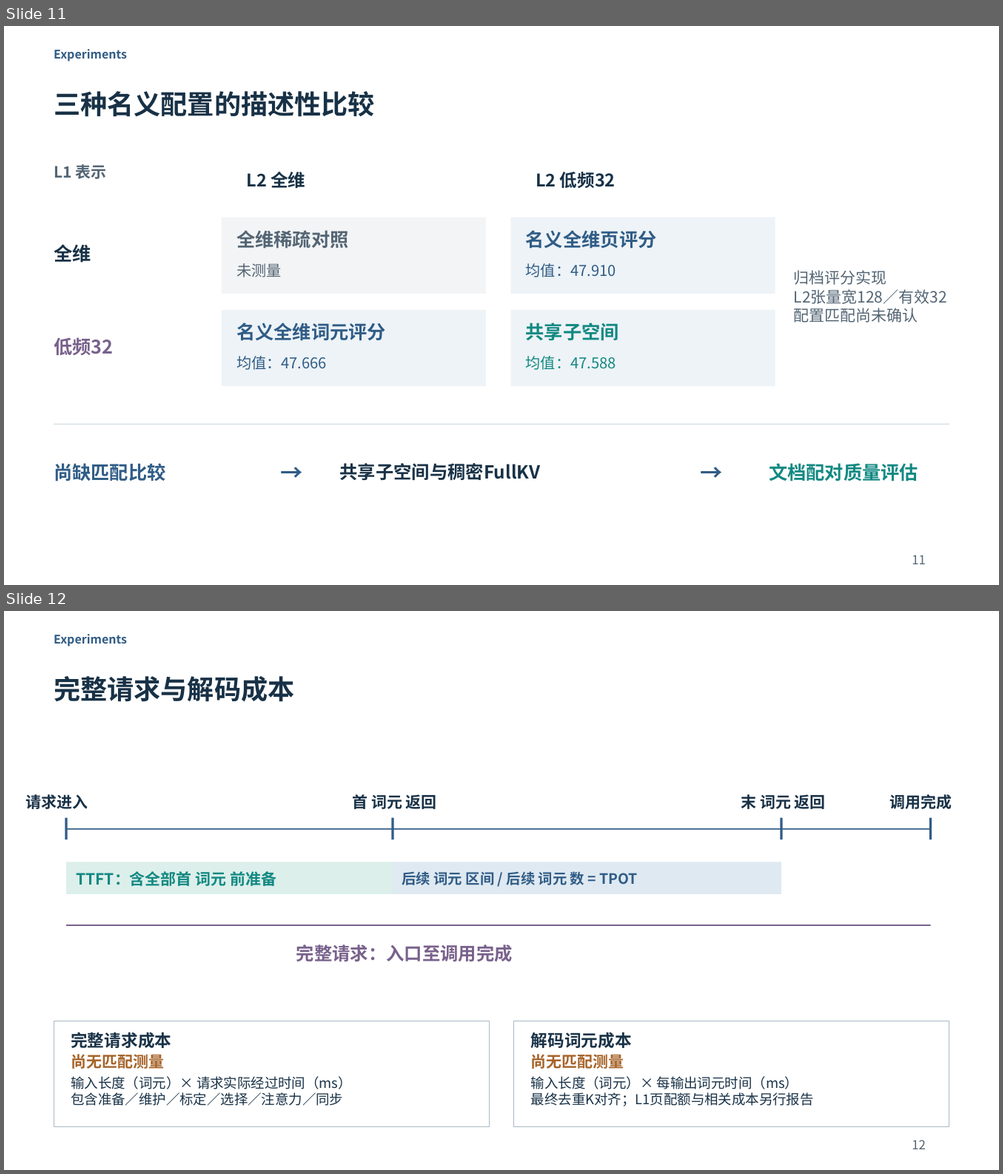
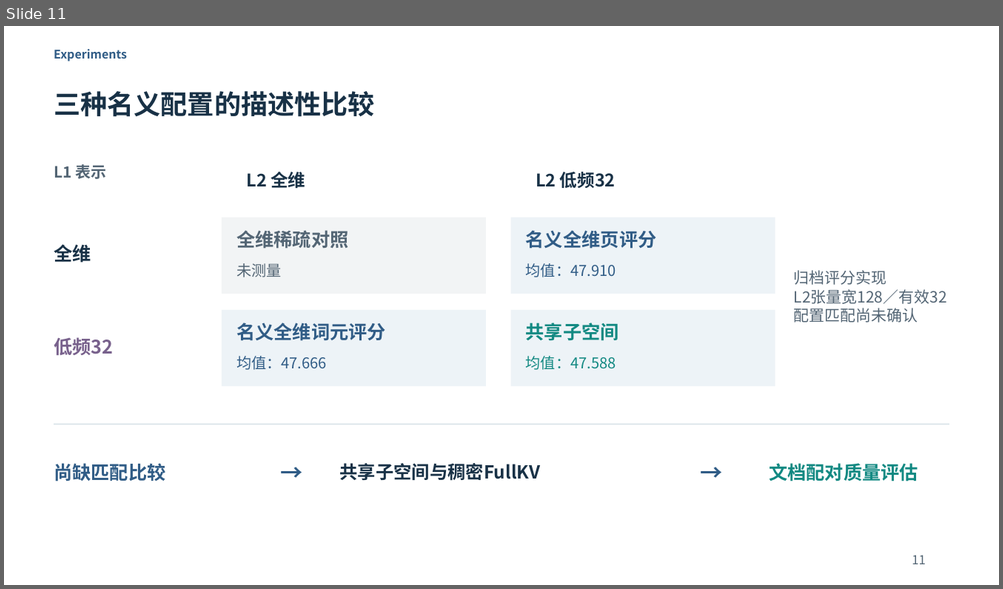
Before and after one commit to Chosen-David/two-level-attention, a slide deck: agent_doc/advice/dac_manuscript/presentation/TwoLevel_UserEdited_20261014.pptx. Shown one above the other, each under a label of ours: slides 11 and 12 before the commit, slide 11 after it. The pictures are 1003x1174 and 1003x589 pixels, drawn with LibreOffice and Linux fonts; fonts in the diff are those of the drawing. Boxes give left, top, right and bottom in pixels: in the first picture for what was removed or moved away, otherwise in the second. Text is boxed around its words. In the diff, an @@ line names an element or a change of style, - is before the commit and + after.

Commit message:
docs(manuscript): integrate reviewed archived observation and evaluation figures
Publish the exact Library v15 curated payload in the fixed manuscript directory. Add bilingual probability-density and feasible whole-bin diagnostics, synchronized decode TPOT, and the archived128K quality negative result, with scoped prose and17-slide updates. Preserve selected4/128 settings and the multilayer gate diagram.

Scientific/privacy and reader reviews passed after revisions. Clean rebuild reproduced all26 document pages; MuPDF and Poppler glyph checks passed. Payload SHA256 c1f5275e3d5e7aced1edb6dbeeff9f3ec359cd994aef29794e03a44211b9620c. No runtime changes.

```diff
--- a/agent_doc/advice/dac_manuscript/presentation/TwoLevel_UserEdited_20261014.pptx
+++ b/agent_doc/advice/dac_manuscript/presentation/TwoLevel_UserEdited_20261014.pptx
@@ slide 12 removed at (x1=4, y1=611, x2=999, y2=1170), background #FFFFFF @@
@@ text removed at (x1=54, y1=634, x2=127, y2=647) @@
-Experiments
@@ text removed at (x1=54, y1=676, x2=294, y2=702) @@
-完整请求与解码成本
@@ text removed at (x1=25, y1=795, x2=88, y2=809) @@
-请求进入
@@ text removed at (x1=352, y1=795, x2=437, y2=809) @@
-首 词元 返回
@@ text removed at (x1=740, y1=795, x2=825, y2=809) @@
-末 词元 返回
@@ text removed at (x1=890, y1=795, x2=952, y2=809) @@
-调用完成
@@ rectangle removed at (x1=65, y1=818, x2=67, y2=840) @@
@@ rectangle removed at (x1=66, y1=829, x2=930, y2=830) @@
@@ rectangle removed at (x1=391, y1=818, x2=393, y2=840) @@
@@ rectangle removed at (x1=780, y1=818, x2=782, y2=840) @@
@@ rectangle removed at (x1=929, y1=818, x2=931, y2=840) @@
@@ rectangle removed at (x1=66, y1=862, x2=392, y2=894) @@
@@ text removed at (x1=76, y1=871, x2=276, y2=886) @@
-TTFT：含全部首 词元 前准备
@@ rectangle removed at (x1=392, y1=862, x2=781, y2=894) @@
@@ text removed at (x1=402, y1=871, x2=637, y2=886) @@
-后续 词元 区间 / 后续 词元 数 = TPOT
@@ rectangle removed at (x1=66, y1=925, x2=930, y2=926) @@
@@ text removed at (x1=296, y1=945, x2=512, y2=962) @@
-完整请求：入口至调用完成
@@ rectangle removed at (x1=54, y1=1022, x2=489, y2=1127) @@
@@ text removed at (x1=71, y1=1032, x2=171, y2=1048) @@
-完整请求成本
@@ rectangle removed at (x1=514, y1=1022, x2=948, y2=1127) @@
@@ text removed at (x1=531, y1=1032, x2=632, y2=1048) @@
-解码词元成本
@@ text removed at (x1=71, y1=1054, x2=164, y2=1069) @@
-尚无匹配测量
@@ text removed at (x1=531, y1=1054, x2=624, y2=1069) @@
-尚无匹配测量
@@ text removed at (x1=71, y1=1076, x2=352, y2=1106) @@
-输入长度（词元）× 请求实际经过时间（ms）
-包含准备／维护／标定／选择／注意力／同步
@@ text removed at (x1=531, y1=1076, x2=814, y2=1107) @@
-输入长度（词元）× 每输出词元时间（ms）
-最终去重K对齐；L1页配额与相关成本另行报告
@@ text removed at (x1=911, y1=1140, x2=925, y2=1150) @@
-12
```
Also in this commit, not shown: 1 slide changed, 2 slides added, 1 other slide removed, 45 other files.
